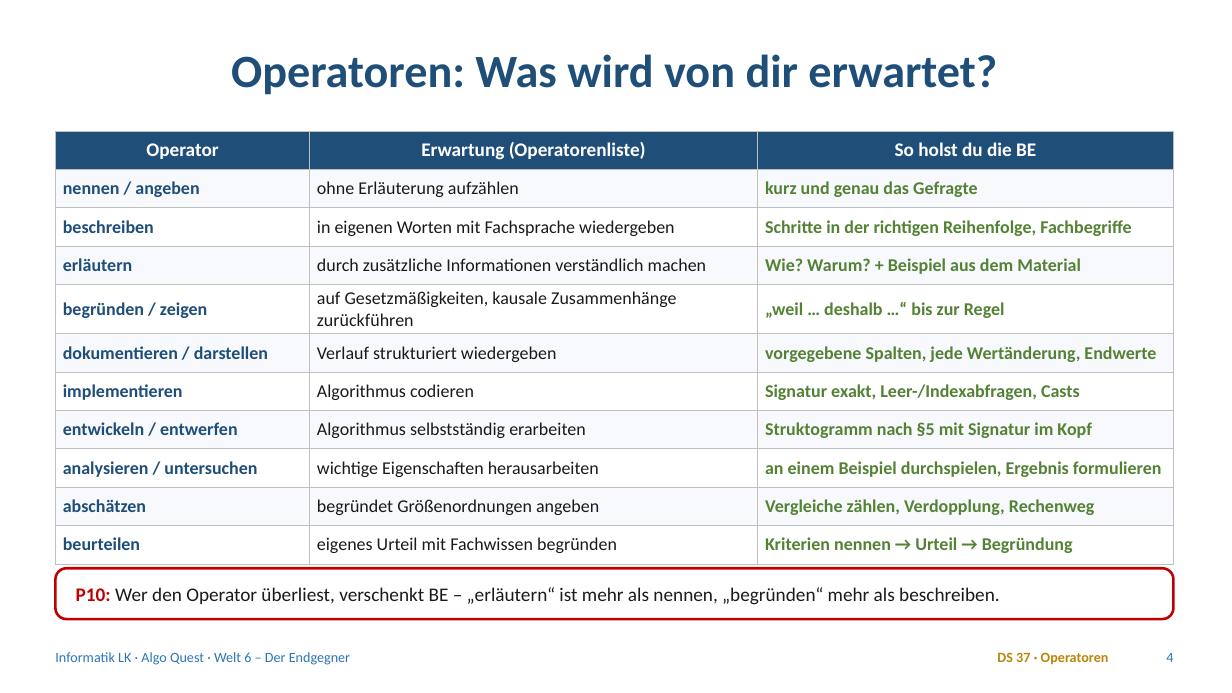
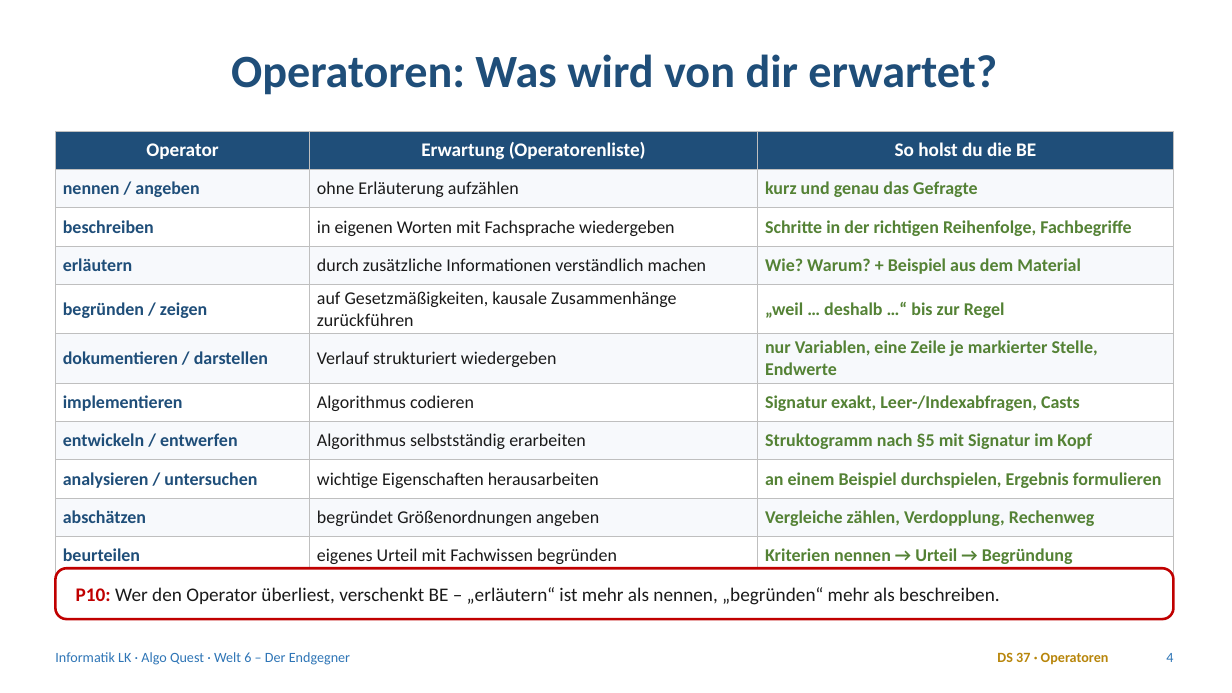
Before and after one commit to frankjuchim/AlgoQuest, a slide deck: slide 4 of materialien/Welt6_Endgegner/1_Praesentation/AQ_W6_Endgegner.pptx. Drawn at 1232x693 pixels with LibreOffice and Linux fonts; fonts in the diff are those of the drawing. Boxes give left, top, right and bottom in pixels: in the first picture for what was removed or moved away, otherwise in the second. Text is boxed around its words. In the diff, an @@ line names an element or a change of style, - is before the commit and + after.

```diff
--- a/materialien/Welt6_Endgegner/1_Praesentation/AQ_W6_Endgegner.pptx
+++ b/materialien/Welt6_Endgegner/1_Praesentation/AQ_W6_Endgegner.pptx
@@ table at <box>55,131,1174,568</box> @@
-row 6, column 3: vorgegebene Spalten, jede Wertänderung, Endwerte
+row 6, column 3: nur Variablen, eine Zeile je markierter Stelle, Endwerte
```
Also in this commit, not shown: 3 other slides changed, 13 other files.
